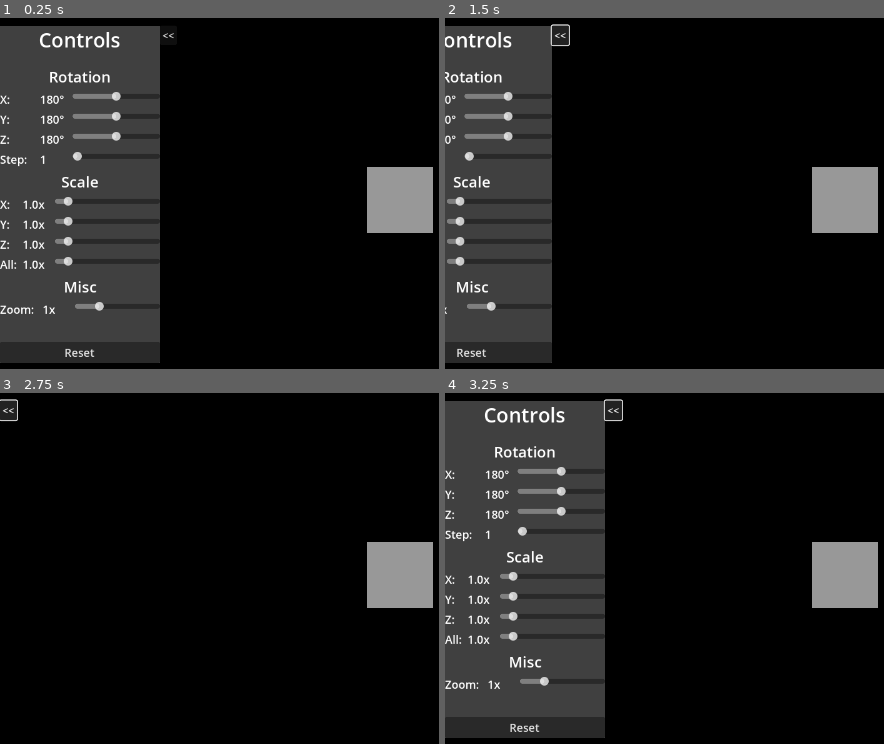
Above: before the commit, frames 1-4 (two rows, left to right).
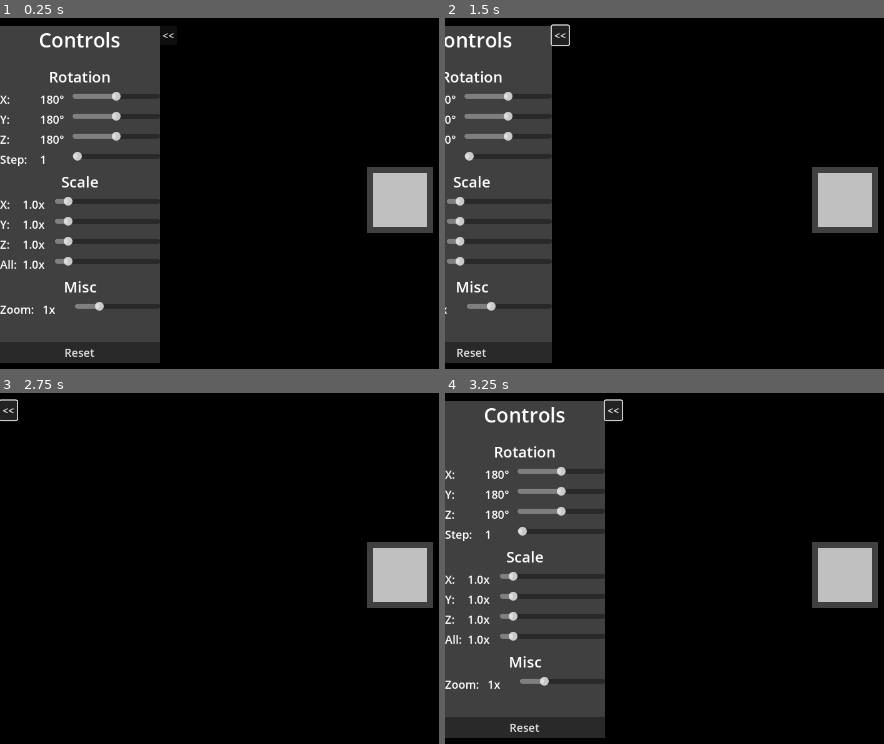
Above: after the commit, the same moments.

Repository: MatthewWKurtz/Box-Visualizer
Game: Godot game, scene res://Scenes/main.tscn
Same seed, same stepped clock (60 frames per second), same inputs: the game is played once before the commit and once after it.
Inputs:
- Up to frame 1 (0.25 s): no input
- Up to frame 2 (1.5 s): click "<<" at 0.5 s; click "<<" at 1.25 s
- Up to frame 3 (2.75 s): click "<<" at 2 s
- Up to frame 4 (3.25 s): tap Enter at 2.75 s

The runs differ from the first frame. In frame 1, 2.8% of the frame differs, in the area x 83-99%, y 42-62%; in frame 2, 2.8%; in frame 3, 2.8%; in frame 4, 2.8%.

Commit message:
Added Vanishing Points

Diff:
--- a/Scenes/main.tscn
+++ b/Scenes/main.tscn
@@ -1,12 +1,20 @@
-[gd_scene load_steps=10 format=3 uid="uid://cl7s6dpwckdcg"]
+[gd_scene load_steps=13 format=3 uid="uid://cl7s6dpwckdcg"]
 
 [ext_resource type="Theme" uid="uid://b3tgogofdc3ob" path="res://Themes/Text.tres" id="1_6a30g"]
 [ext_resource type="Script" uid="uid://dkgb88ykklm2u" path="res://Scripts/main.gd" id="1_37en6"]
+[ext_resource type="Material" uid="uid://b1y8h8we05q5s" path="res://Themes/shape.tres" id="2_8gbba"]
 
 [sub_resource type="Environment" id="Environment_kr6dh"]
 background_mode = 1
 
-[sub_resource type="BoxMesh" id="BoxMesh_04y2o"]
+[sub_resource type="BoxMesh" id="BoxMesh_8gbba"]
+material = ExtResource("2_8gbba")
+
+[sub_resource type="CylinderMesh" id="CylinderMesh_8gbba"]
+material = ExtResource("2_8gbba")
+
+[sub_resource type="SphereMesh" id="SphereMesh_jjvhh"]
+material = ExtResource("2_8gbba")
 
 [sub_resource type="Gradient" id="Gradient_0ioju"]
 offsets = PackedFloat32Array(0)
@@ -55,11 +63,83 @@
 [node name="Main" type="Node3D"]
 script = ExtResource("1_37en6")
 
+[node name="Vanishing Points" type="Node3D" parent="."]
+
+[node name="RayCast3D" type="RayCast3D" parent="Vanishing Points"]
+transform = Transform3D(1, 0, 0, 0, 1, 0, 0, 0, 1, -50, 0, 0)
+target_position = Vector3(100, 0, 0)
+debug_shape_custom_color = Color(1, 0, 0, 1)
+
 [node name="WorldEnvironment" type="WorldEnvironment" parent="."]
 environment = SubResource("Environment_kr6dh")
 
 [node name="Cube" type="MeshInstance3D" parent="."]
-mesh = SubResource("BoxMesh_04y2o")
+transform = Transform3D(-1, 0, -8.74228e-08, 0, 1, 0, 8.74228e-08, 0, -1, 0, 0, 0)
+mesh = SubResource("BoxMesh_8gbba")
+
+[node name="X Axis" type="Node3D" parent="Cube"]
+
+[node name="Top Left" type="RayCast3D" parent="Cube/X Axis"]
+transform = Transform3D(1, 0, 0, 0, 1, 0, 0, 0, 1, 0.5, 0.5, -1000.5)
+target_position = Vector3(0, 0, 2000)
+
+[node name="Bottom Left" type="RayCast3D" parent="Cube/X Axis"]
+transform = Transform3D(1, 0, 0, 0, 1, 0, 0, 0, 1, 0.5, -0.5, -1000.5)
+target_position = Vector3(0, 0, 2000)
+
+[node name="Top Right" type="RayCast3D" parent="Cube/X Axis"]
+transform = Transform3D(1, 0, 0, 0, 1, 0, 0, 0, 1, -0.5, 0.5, -1000.5)
+target_position = Vector3(0, 0, 2000)
+
+[node name="Bottom Right" type="RayCast3D" parent="Cube/X Axis"]
+transform = Transform3D(1, 0, 0, 0, 1, 0, 0, 0, 1, -0.5, -0.5, -1000.5)
+target_position = Vector3(0, 0, 2000)
+
+[node name="Z Axis" type="Node3D" parent="Cube"]
+transform = Transform3D(-4.37114e-08, 0, -1, 0, 1, 0, 1, 0, -4.37114e-08, 0, 0, 0)
+
+[node name="Top Left" type="RayCast3D" parent="Cube/Z Axis"]
+transform = Transform3D(1, 0, 0, 0, 1, 0, 0, 0, 1, 0.5, 0.5, -1000.5)
+target_position = Vector3(0, 0, 2000)
+
+[node name="Bottom Left" type="RayCast3D" parent="Cube/Z Axis"]
+transform = Transform3D(1, 0, 0, 0, 1, 0, 0, 0, 1, 0.5, -0.5, -1000.5)
+target_position = Vector3(0, 0, 2000)
+
+[node name="Top Right" type="RayCast3D" parent="Cube/Z Axis"]
+transform = Transform3D(1, 0, 0, 0, 1, 0, 0, 0, 1, -0.5, 0.5, -1000.5)
+target_position = Vector3(0, 0, 2000)
+
+[node name="Bottom Right" type="RayCast3D" parent="Cube/Z Axis"]
+transform = Transform3D(1, 0, 0, 0, 1, 0, 0, 0, 1, -0.5, -0.5, -1000.5)
+target_position = Vector3(0, 0, 2000)
+
+[node name="Y Axis" type="Node3D" parent="Cube"]
+transform = Transform3D(1, -8.74228e-08, 8.74228e-08, 8.74228e-08, -4.37114e-08, -1, 8.74228e-08, 1, -4.37114e-08, 0, 0, 0)
+
+[node name="Top Left" type="RayCast3D" parent="Cube/Y Axis"]
+transform = Transform3D(1, 0, 0, 0, 1, 0, 0, 0, 1, 0.5, 0.5, -1000.5)
+target_position = Vector3(0, 0, 2000)
+
+[node name="Bottom Left" type="RayCast3D" parent="Cube/Y Axis"]
+transform = Transform3D(1, 0, 0, 0, 1, 0, 0, 0, 1, 0.5, -0.5, -1000.5)
+target_position = Vector3(0, 0, 2000)
+
+[node name="Top Right" type="RayCast3D" parent="Cube/Y Axis"]
+transform = Transform3D(1, 0, 0, 0, 1, 0, 0, 0, 1, -0.5, 0.5, -1000.5)
+target_position = Vector3(0, 0, 2000)
+
+[node name="Bottom Right" type="RayCast3D" parent="Cube/Y Axis"]
+transform = Transform3D(1, 0, 0, 0, 1, 0, 0, 0, 1, -0.5, -0.5, -1000.5)
+target_position = Vector3(0, 0, 2000)
+
+[node name="Cylinder" type="MeshInstance3D" parent="."]
+visible = false
+mesh = SubResource("CylinderMesh_8gbba")
+
+[node name="Sphere" type="MeshInstance3D" parent="."]
+visible = false
+mesh = SubResource("SphereMesh_jjvhh")
 
 [node name="Camera3D" type="Camera3D" parent="."]
 transform = Transform3D(1, 0, 0, 0, 1, 0, 0, 0, 1, 0, 0, 5)
@@ -186,7 +266,6 @@
 [node name="step" type="HSlider" parent="Control Panel/GridContainer/Rotation Container"]
 layout_mode = 2
 max_value = 180.0
-step = 5.0
 
 [node name="Scale" type="RichTextLabel" parent="Control Panel/GridContainer"]
 custom_minimum_size = Vector2(256, 36)
--- a/Scripts/main.gd
+++ b/Scripts/main.gd
@@ -30,21 +30,19 @@
 
 # Called when the node enters the scene tree for the first time.
 func _ready() -> void:
-	pass
-	#print(box.rotation_degrees.x)
-	#print(box.get("rotation"))
+	print(box.mesh)
 
 ##Rotation
 func _on_angle_value_changed(value: float, index: int) -> void:
 	box.rotation_degrees[index] = value
-	angleText[index].text = str(value) + "°"
+	angleText[index].text = str(int(value)) + "°"
 
 func _on_angle_step_value_changed(value: float) -> void:
 	if value > 0:
 		xangle.step = value
 		yangle.step = value
 		zangle.step = value
-		stepText.text = str(value)
+		stepText.text = str(int(value))
 	else:
 		xangle.step = 1
 		yangle.step = 1
--- /dev/null
+++ b/Themes/shape.tres
@@ -0,0 +1,6 @@
+[gd_resource type="StandardMaterial3D" format=3 uid="uid://b1y8h8we05q5s"]
+
+[resource]
+transparency = 1
+cull_mode = 2
+albedo_color = Color(1, 1, 1, 0.501961)
Not shown, changed: export_presets.cfg
